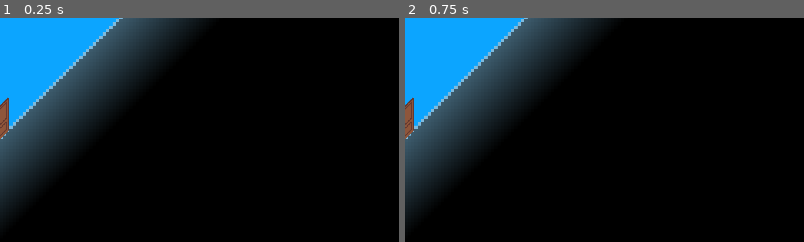
Above: before the commit, frames 1-2 (left to right).
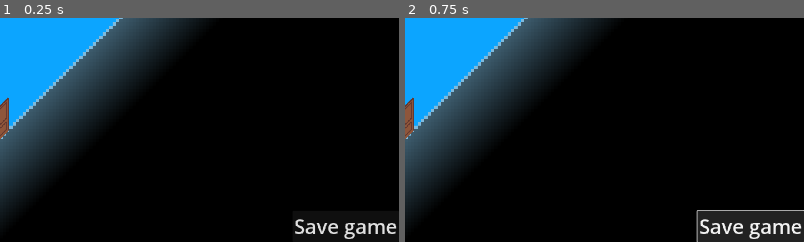
Above: after the commit, the same moments.

Repository: Kapsulon/Door-Clicker
Game: Godot game, scene res://scenes/main.tscn
Same seed, same stepped clock (60 frames per second), same inputs: the game is played once before the commit and once after it.
Inputs (mouse positions are % of the whole screen's width and height, from its top left):
- Up to frame 1 (0.25 s): no input
- Up to frame 2 (0.75 s): click (93, 97) at 0.5 s, where only the run after the commit has a clickable "Save game"
The pictures show only the part of the screen within x 50-100%, y 50-100%; the shares and areas given below are measured in that part.

The runs differ from the first frame. In frame 1, 0.8% of the frame differs, in the area x 73-100%, y 89-99%; in frame 2, 3.9%, in the area x 72-100%, y 85-100%.

Commit message:
ADD: save and load system

Diff:
--- a/scenes/main.tscn
+++ b/scenes/main.tscn
@@ -54,6 +54,20 @@
 grow_horizontal = 2
 grow_vertical = 2
 
+[node name="save" type="Button" parent="UI"]
+layout_mode = 1
+anchors_preset = 3
+anchor_left = 1.0
+anchor_top = 1.0
+anchor_right = 1.0
+anchor_bottom = 1.0
+offset_left = -91.0
+offset_top = -31.0
+grow_horizontal = 0
+grow_vertical = 0
+theme_override_font_sizes/font_size = 48
+text = "Save game"
+
 [node name="clicks" type="Label" parent="UI"]
 layout_mode = 1
 anchors_preset = -1
@@ -73,7 +87,7 @@
 anchors_preset = -1
 anchor_left = 0.796354
 anchor_right = 1.0
-anchor_bottom = 1.0
+anchor_bottom = 0.912037
 grow_horizontal = 0
 grow_vertical = 2
 metadata/_edit_use_anchors_ = true
@@ -134,4 +148,5 @@
 position = Vector2(992, 869)
 
 [connection signal="gui_input" from="UI/click" to="." method="_on_click_gui_input"]
+[connection signal="pressed" from="UI/save" to="." method="_on_save_pressed"]
 [connection signal="pressed" from="UI/CheckButton" to="." method="_on_check_button_pressed"]
--- a/scripts/main.gd
+++ b/scripts/main.gd
@@ -21,9 +21,36 @@
     dabloons = dabloons.plus(tmp)
 
 
+func load_game() -> Dictionary:
+    var file = FileAccess.open("user://door_clicker_data.json", FileAccess.READ)
+    if not file:
+        return {}
+    var content = file.get_as_text()
+    return JSON.parse_string(content)
+
+
+func save_game() -> void:
+    var tmp = {
+        "dabloons": dabloons.toString(),
+        "upgrades": {}
+    }
+    for up in range(len(UPGRADES)):
+        tmp["upgrades"][up] = {
+            "level": UPGRADES[up].level
+        }
+    var file = FileAccess.open("user://door_clicker_data.json", FileAccess.WRITE)
+    file.store_string(JSON.stringify(tmp, "    "))
+
+
 func _ready() -> void:
     UPGRADES = $UI/ScrollContainer/VBoxContainer.get_children()
-    dabloons = Big.new(0)
+    var loading = load_game()
+    if loading.keys():
+        dabloons = Big.new(loading["dabloons"])
+        for up in loading["upgrades"]:
+            UPGRADES[int(up)].level = loading["upgrades"][up]["level"]
+    else:
+        dabloons = Big.new(0)
     dabloons.setSmallDecimals(1)
     $Path2D.generate_line = true
 
@@ -36,9 +63,12 @@
 func _process(_delta: float) -> void:
     if Input.is_action_pressed("debug"):
         click()
-    print(dabloons.toString())
     $UI/clicks.text = dabloons.toAA() + " Dabloons"
 
 
 func _on_check_button_pressed() -> void:
     $AudioStreamPlayer.playing = $UI/CheckButton.is_pressed()
+
+
+func _on_save_pressed() -> void:
+    save_game()
--- a/scripts/upgrade_button.gd
+++ b/scripts/upgrade_button.gd
@@ -21,6 +21,10 @@
     set(new_level):
         level = new_level
         $Label3.set("text", new_level)
+        for i in level:
+            dabloons_price = dabloons_price.times(1.5)
+        dabloons_price = Big.roundDown(dabloons_price)
+        set_price(dabloons_price)
 
 var price: String = "0 Dabloons":
     set(new_price):
